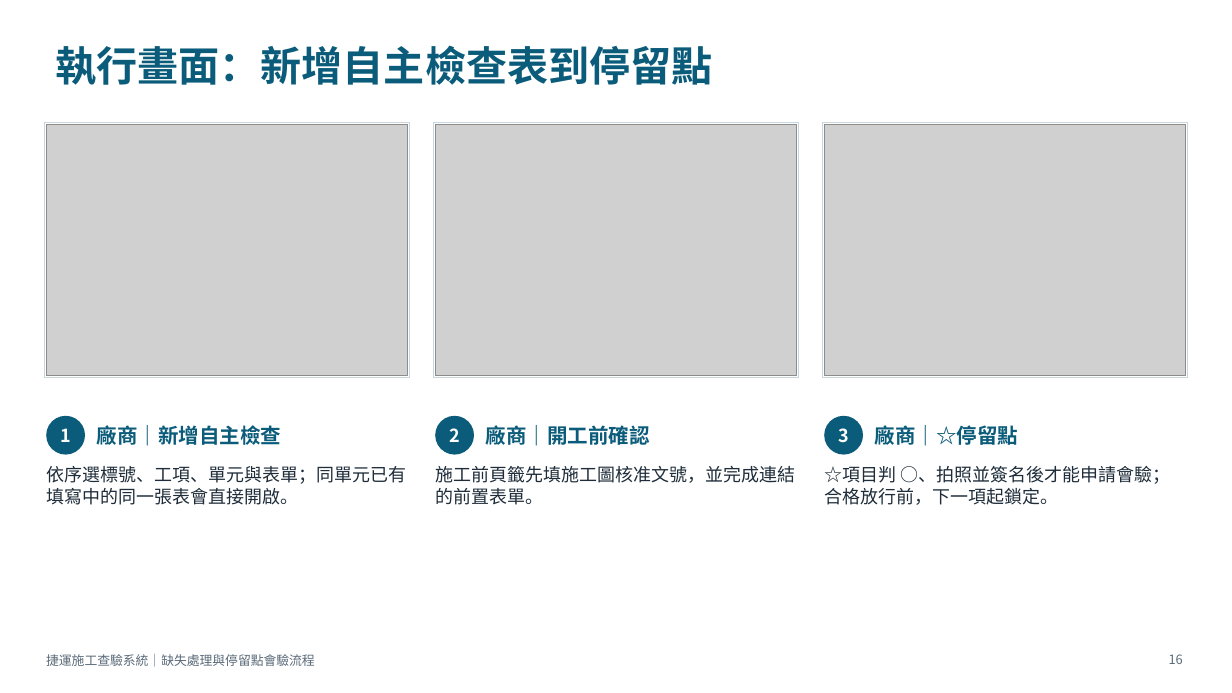
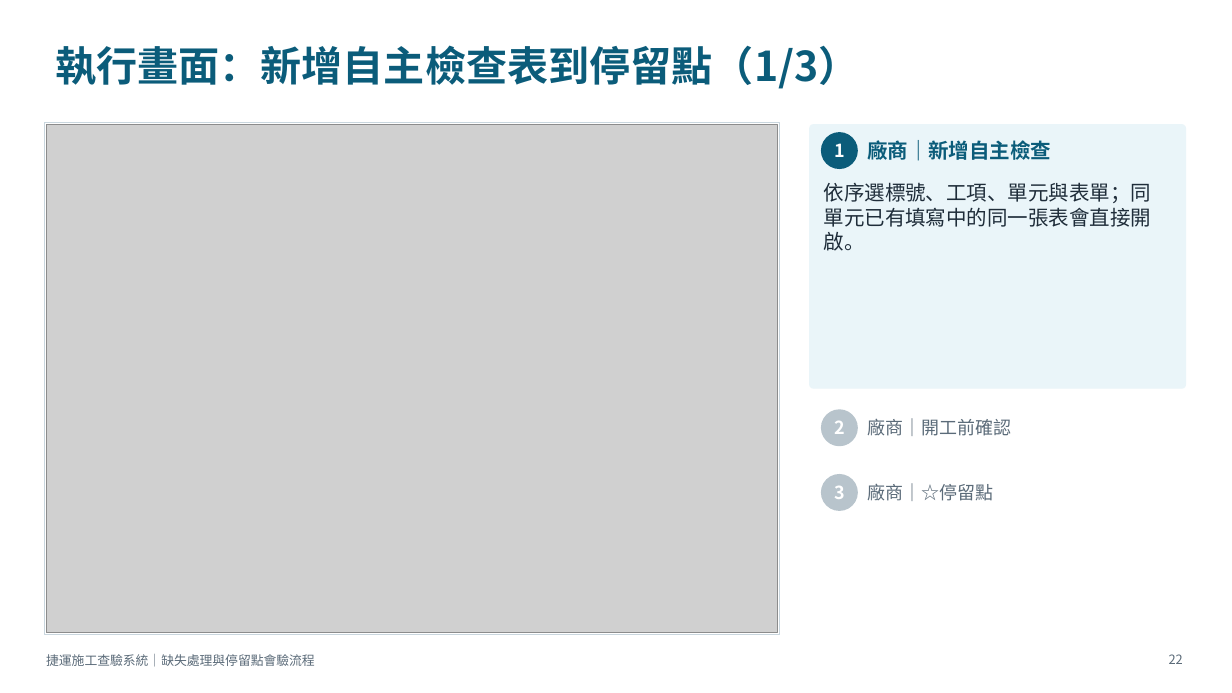
Before and after one commit to brianchou7310/MRT-Construction-QMS, a slide deck: slide 22 of 捷運施工查驗系統_缺失與停留點流程說明.pptx (slide 16 before the commit). Drawn at 1232x693 pixels with LibreOffice and Linux fonts; fonts in the diff are those of the drawing; grey boxes stand for pictures. Boxes give left, top, right and bottom in pixels: in the first picture for what was removed or moved away, otherwise in the second. Text is boxed around its words. In the diff, an @@ line names an element or a change of style, - is before the commit and + after.

```diff
--- a/捷運施工查驗系統_缺失與停留點流程說明.pptx
+++ b/捷運施工查驗系統_缺失與停留點流程說明.pptx
@@ title at (55,45,859,89): text changed @@
-執行畫面：新增自主檢查表到停留點
+執行畫面：新增自主檢查表到停留點（1/3）
@@ rectangle removed at (44,123,409,378) @@
@@ rectangle added at (44,123,779,635), fill #FFFFFF, outline #C9D6DE 0.75 pt @@
@@ picture: place and size @@
-picture at (46,125,408,376)
+picture at (46,125,777,633)
@@ rectangle removed at (433,123,799,378) @@
@@ picture removed at (435,125,797,376) @@
@@ rounded rectangle added at (810,125,1186,388), fill #EAF5F9, outline #EAF5F9 1 pt @@
@@ ellipse "1": place and size @@
-ellipse "1" at (46,416,85,455)
+ellipse "1" at (821,132,858,169)
@@ rectangle removed at (823,123,1188,378) @@
@@ picture removed at (824,125,1186,376) @@
@@ text "廠商｜新增自主檢查": place and size @@
-text "廠商｜新增自主檢查" at (97,425,281,446)
+text "廠商｜新增自主檢查" at (867,140,1051,161)
@@ text "依序選標號、工項、單元與表單；同單元已有填寫中的同一張表會直接開啟。": place and size @@
-text "依序選標號、工項、單元與表單；同單元已有填寫中的同一張表會直接開啟。" at (46,466,406,505)
+text "依序選標號、工項、單元與表單；同單元已有填寫中的同一張表會直接開啟。" at (824,182,1152,251)
@@ text "依序選標號、工項、單元與表單；同單元已有填寫中的同一張表會直接開啟。" at (824,182,1152,251): size 14 to 16 pt @@
@@ ellipse "2" at (821,409,858,446): fill #0B5C7A to #B8C4CC @@
@@ ellipse "2": place and size @@
-ellipse "2" at (435,416,474,455)
+ellipse "2" at (821,409,858,446)
@@ text "廠商｜開工前確認" at (867,418,1011,436): size 16 to 14 pt, text colour #0B5C7A to #5B6B79, bold off @@
@@ text "廠商｜開工前確認": place and size @@
-text "廠商｜開工前確認" at (486,425,650,446)
+text "廠商｜開工前確認" at (867,418,1011,436)
@@ text removed at (435,466,795,505) @@
-施工前頁籤先填施工圖核准文號，並完成連結的前置表單。
@@ ellipse "3": place and size @@
-ellipse "3" at (824,416,863,455)
+ellipse "3" at (821,474,858,511)
@@ ellipse "3" at (821,474,858,511): fill #0B5C7A to #B8C4CC @@
@@ text removed at (824,466,1170,505) @@
-☆項目判 ○、拍照並簽名後才能申請會驗；合格放行前，下一項起鎖定。
@@ text "廠商｜☆停留點": place and size @@
-text "廠商｜☆停留點" at (875,425,1018,446)
+text "廠商｜☆停留點" at (867,483,993,501)
@@ text "廠商｜☆停留點" at (867,483,993,501): size 16 to 14 pt, text colour #0B5C7A to #5B6B79, bold off @@
@@ page number at (1169,654,1183,664): text changed @@
-16
+22
```
Also in this commit, not shown: 6 other slides changed, 11 slides added, 1 slide removed.
